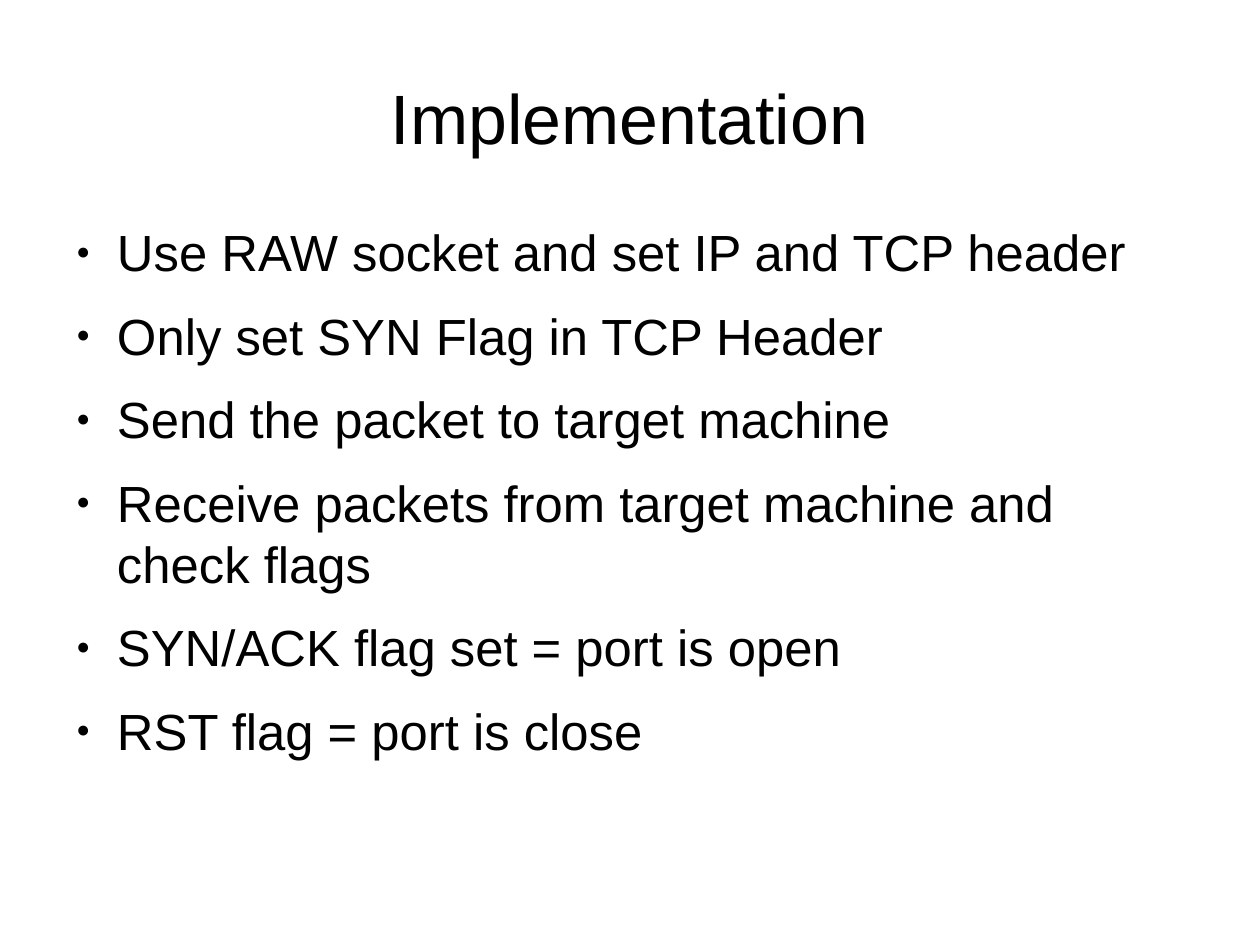
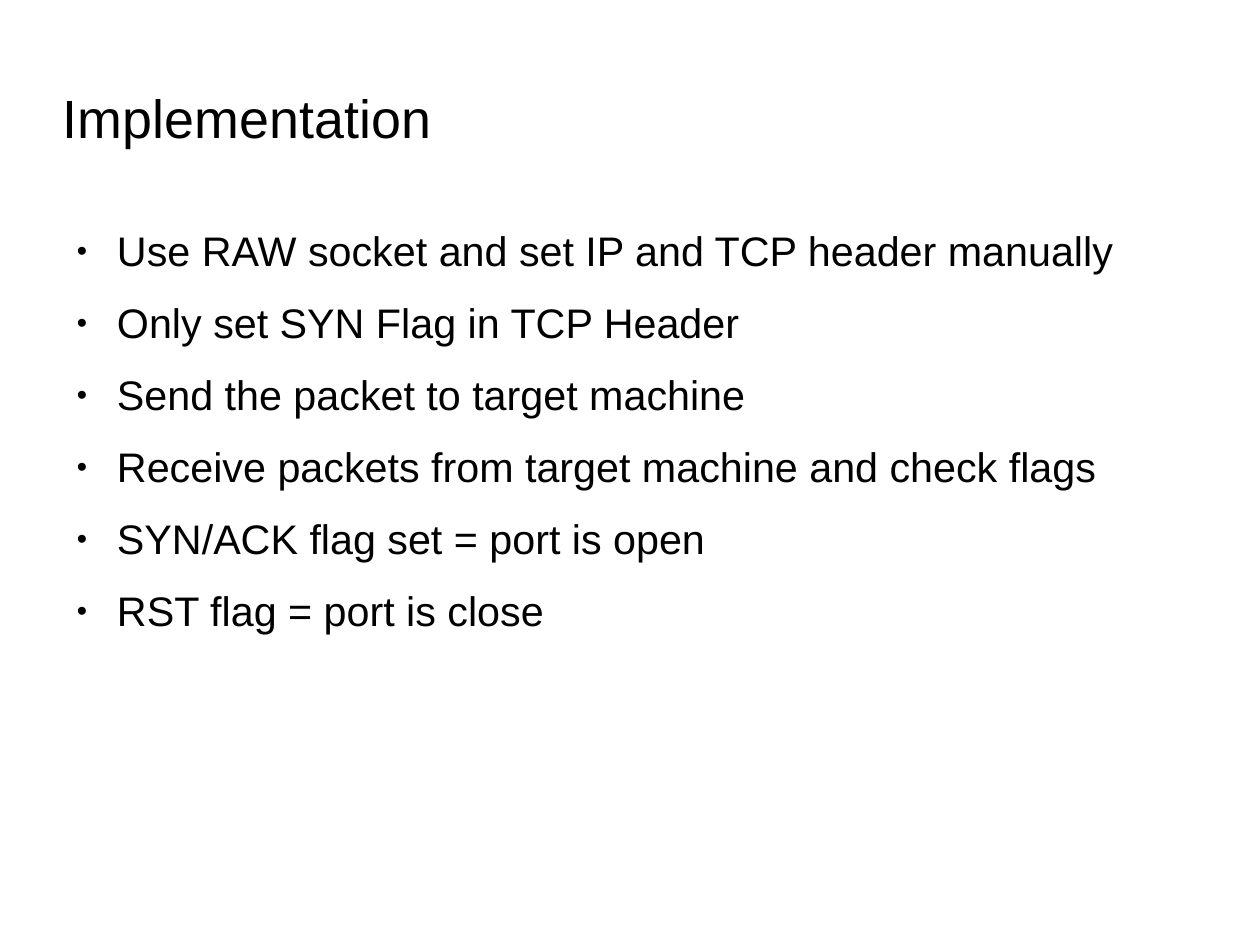
Before and after one commit to herrBez/PortScanner, a slide deck: slide 12 of slides/Untitled 1.odp (slide 11 before the commit). Drawn at 1260x945 pixels with LibreOffice and Linux fonts; fonts in the diff are those of the drawing; background and template pictures are left out. Boxes give left, top, right and bottom in pixels: in the first picture for what was removed or moved away, otherwise in the second. Text is boxed around its words. In the diff, an @@ line names an element or a change of style, - is before the commit and + after.

```diff
--- a/slides/Untitled 1.odp
+++ b/slides/Untitled 1.odp
@@ title "Implementation": place and size @@
-title "Implementation" at [391, 93, 868, 157]
+title "Implementation" at [63, 99, 431, 148]
@@ title "Implementation" at [63, 99, 431, 148]: size 44 to 33.9 pt; alignment centre to left @@
@@ text at [117, 236, 1113, 274]: text changed; size 32 to 26 pt @@
-● Use RAW socket and set IP and TCP header
+● Use RAW socket and set IP and TCP header manually
@@ text at [117, 308, 1096, 634]: size 32 to 26 pt in "Only set SYN Flag in TCP Header", "Send the packet to target machine", "Receive packets from target machine and check ...", "SYN/ACK flag set = port is open" and 1 more places @@
```
Also in this commit, not shown: 12 other slides changed, 3 slides added, 4 other files.
